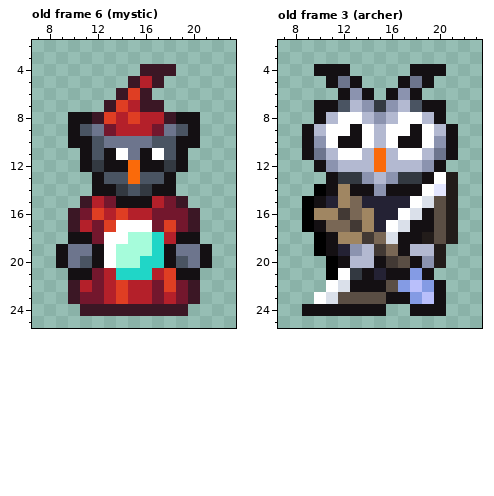
Two states of a pixel-art file, editables/owls.aseprite. The picture above was drawn from the file before the commit.
32x32 pixels, 8 frames. Shown: old frame 6 (mystic): x 7..23, y 2..25; old frame 3 (archer): x 7..23, y 2..25. The commit also changed other frames, which this record leaves out.
The same view after the edit:
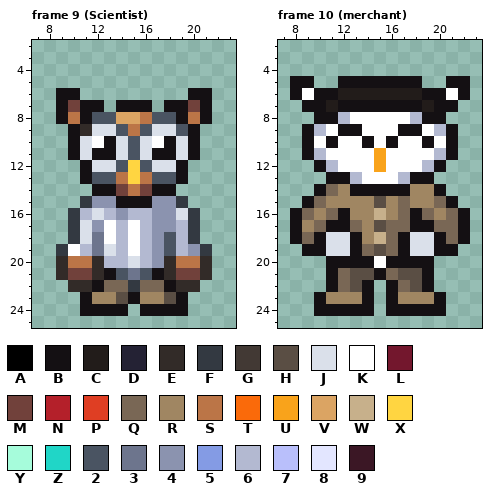
Palette (. is transparent): A #000000  B #141013  C #221c1a  D #242234  E #322b28  F #333941  G #423934  H #5a4e44  J #dae0ea  K #ffffff  L #73172d  M #71413b  N #b4202a  P #df3e23  Q #796755  R #a08662  S #bb7547  T #fa6a0a  U #f9a31b  V #dba463  W #c7b08b  X #ffd541  Y #a6fcdb  Z #20d6c7  2 #4a5462  3 #6d758d  4 #8b93af  5 #849be4  6 #b3b9d1  7 #b9bffb  8 #e3e6ff  9 #3b1725
A new or re-ordered frame is compared with the old frame closest to it.
What changed:
frames 8 -> 10
Changed rows in their new state; - is an unchanged pixel.
Frame 9 (Scientist) is new; against old frame 6 (mystic), layers "Layer 3", "sword":
first column x 9:
 4 -------...---
 5 ------...----
 6 BB---...---BB
 7 BMBB.BBB.BBMB
 8 BS-22VVS22-SB
 9 --EJJ2S2JJ---
10 --JKBJ2JKBJ--
11 -BJB-J2JBBJB-
12 ---JJ2X2JJ---
13 --B2-SXS-2B--
14 -----MSM-----
15 --F44---44F--
16 -F6J646644JF-
17 -FJ4K6-6446F-
18 -FJ3-6K6426F-
19 FK63J6K64264F
20 ESSE66J64ESSE
21 EMMEB232BEMME
22 -EEBQQFQQBEE-
23 -.BRRHBRRHB.-
24 --BBBB.BBBB--
Frame 10 (merchant) is new; against old frame 3 (archer), layers "sword", "shield":
first column x 8:
 4 --...-----...--
 5 BB-.B-BBB-B.-BB
 6 BKBBCCCCCCCBBKB
 7 -B-CBBBBBBBC-B-
 8 ---B6-KKK-6B---
 9 ----B--K-B-----
10 --KBKKBKBKKBK--
11 --6K--KUK--K6--
12 ---6KKKUKKK6---
13 ----B6KKK6B-..-
14 --BQ---B--RRB.-
15 -BQR-RRHRQRRQB-
16 BQ-QBR-WRQBQRQB
17 BRQBBQ-HQQ--QQB
18 BQBJJBRWQ-JJBQB
19 -BBJJBQH--JJBB-
20 ---B-BBKBB-B.--
21 ---BQHHBQHH----
22 ---BQH-.BQHB.--
23 --BRRRB.-RRR---
24 -.-----.BB-----
